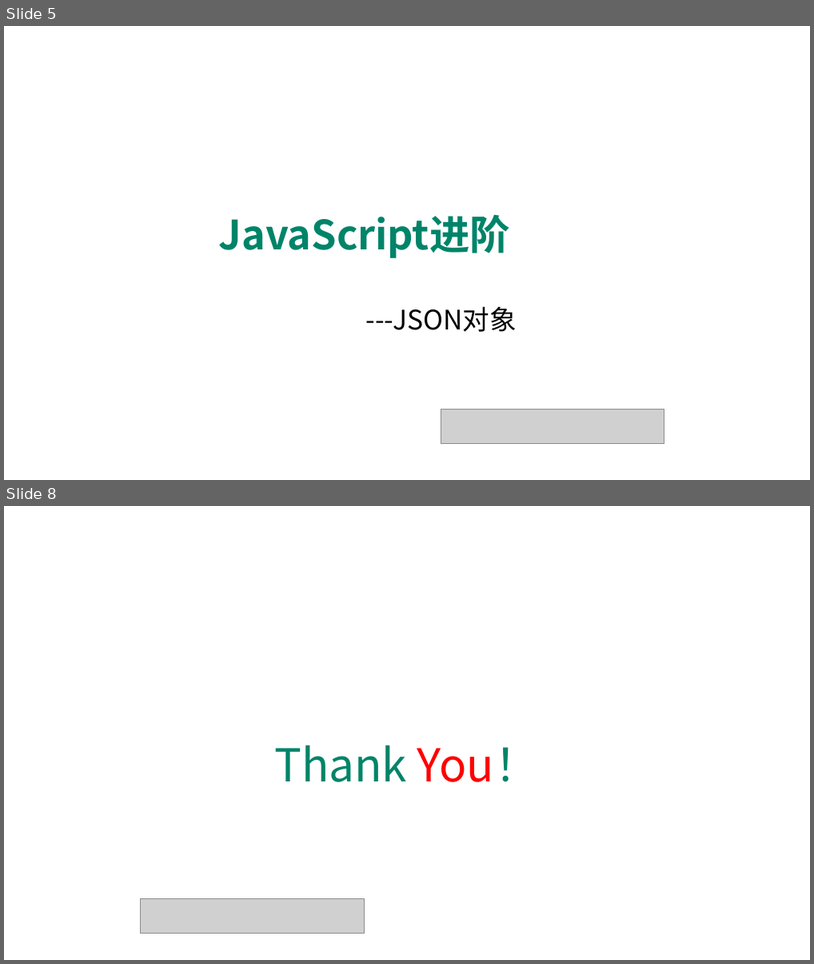
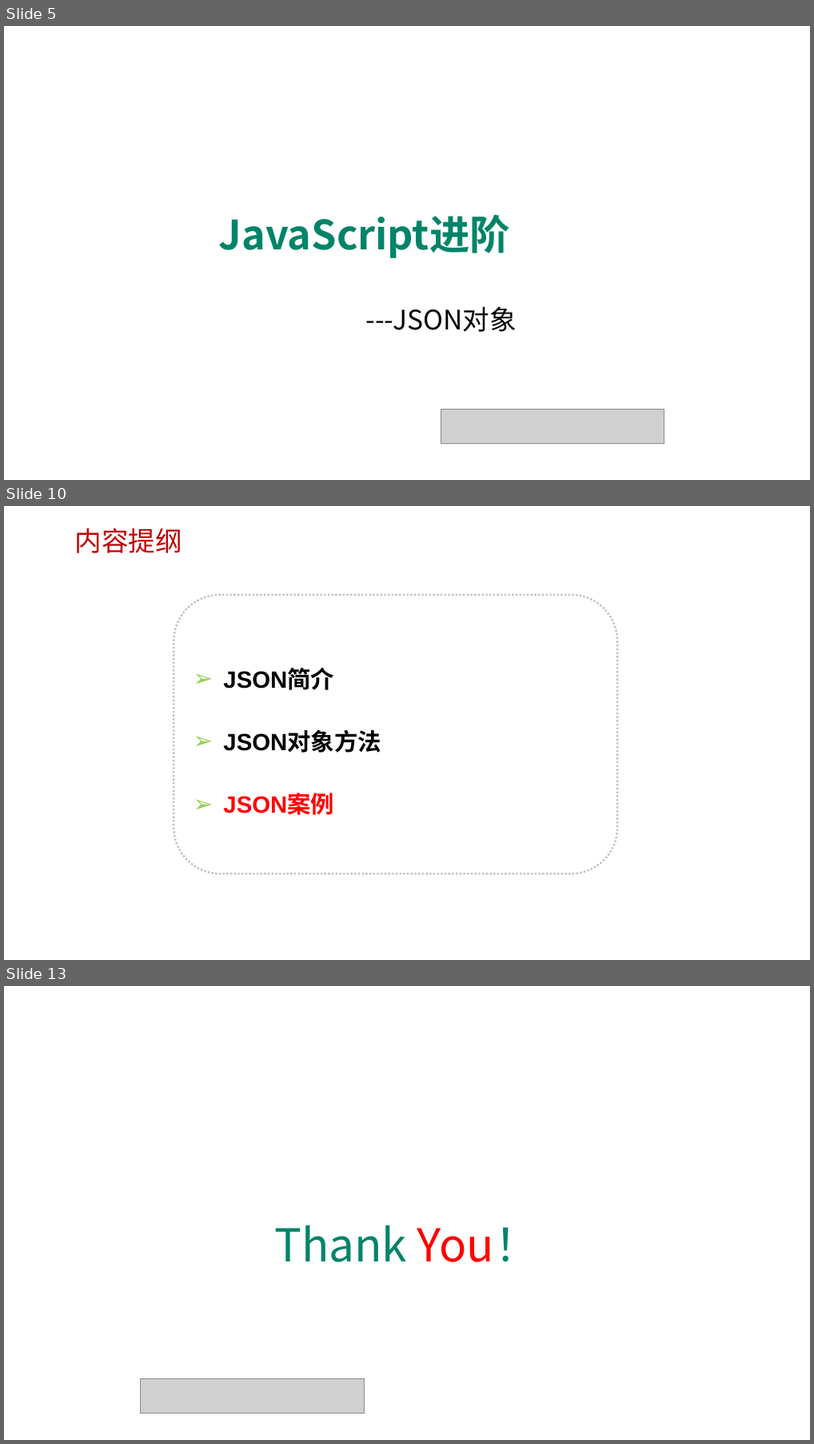
Before and after one commit to edu2act/course-javascript-advanced, a slide deck: 课程PPT/11.JavaScript标准内置对象-非构造器（Math、JSON）.pptx. Shown one above the other, each under a label of ours: slides 5 and 8 before the commit, slides 5, 10 and 13 after it; the slides between them are not shown. The pictures are 814x964 and 814x1444 pixels, drawn with LibreOffice and Linux fonts; fonts in the diff are those of the drawing; grey boxes stand for pictures; background and template pictures are left out. Boxes give left, top, right and bottom in pixels: in the first picture for what was removed or moved away, otherwise in the second. Text is boxed around its words. In the diff, an @@ line names an element or a change of style, - is before the commit and + after.

```diff
--- a/课程PPT/11.JavaScript标准内置对象-非构造器（Math、JSON）.pptx
+++ b/课程PPT/11.JavaScript标准内置对象-非构造器（Math、JSON）.pptx
@@ slide 10 added at (x1=4, y1=506, x2=810, y2=960), background picture (left out) @@
@@ text added at (x1=75, y1=528, x2=182, y2=553), 32 pt, text #C00000 @@
+内容提纲
@@ rounded rectangle added at (x1=174, y1=595, x2=618, y2=874), outline #C0C0C0 2.25 pt dashed, 28 pt, text #000000, bold @@
+➢ JSON简介
+➢ JSON对象方法
+➢ JSON案例
@@ what was slide 8 is now slide 13 @@
```
Also in this commit, not shown: 2 slides changed, 4 other slides added, 16 other files.
